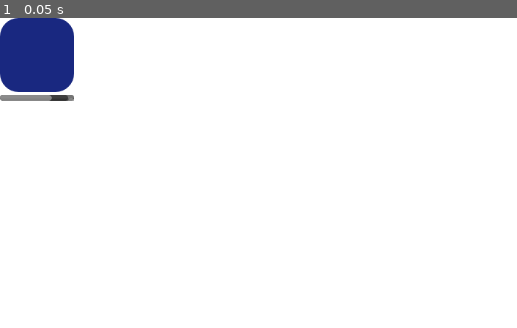
Above: before the commit, frame 1.
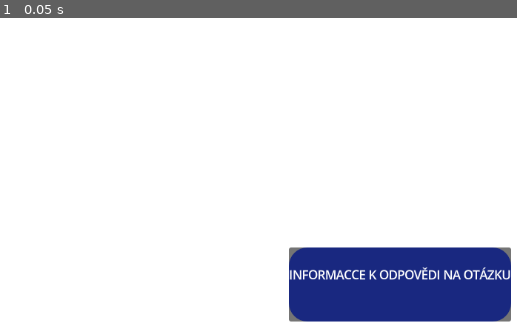
Above: after the commit, the same moment.

Repository: Lavialee/DRDSkviz
Game: Godot game, scene res://answerbox.tscn
Two runs of this game, one before a commit and one after it. Both use one fixed random seed, a clock stepped at 60 frames per second and the inputs below. This scene is started directly instead of the project's main scene.
Inputs:
- Up to frame 1 (0.05 s): no input

The runs differ from the first frame. In frame 1, 14% of the frame differs, in the area x 0-99%, y 0-99%.

Commit message:
Update answerbox.tscn

Diff:
--- a/answerbox.tscn
+++ b/answerbox.tscn
@@ -7,25 +7,22 @@
 corner_radius_bottom_right = 25
 corner_radius_bottom_left = 25
 
-[node name="Answer" type="Control"]
-layout_mode = 3
+[node name="Answer" type="CenterContainer"]
 anchors_preset = 15
 anchor_right = 1.0
 anchor_bottom = 1.0
 grow_horizontal = 2
 grow_vertical = 2
 
-[node name="VBoxContainer" type="VBoxContainer" parent="."]
-layout_mode = 0
-offset_right = 40.0
-offset_bottom = 40.0
+[node name="PanelContainer" type="PanelContainer" parent="."]
+layout_mode = 2
 
-[node name="ColorRect" type="Panel" parent="VBoxContainer"]
+[node name="ColorRect" type="Panel" parent="PanelContainer"]
 custom_minimum_size = Vector2(100, 100)
 layout_mode = 2
 theme_override_styles/panel = SubResource("StyleBoxFlat_tydki")
 
-[node name="TextEdit" type="TextEdit" parent="VBoxContainer"]
+[node name="TextEdit" type="Label" parent="PanelContainer"]
 layout_mode = 2
-text = "ASDASDASDASD"
-autowrap_mode = 2
+text = "INFORMACCE K ODPOVĚDI NA OTÁZKU
+"
